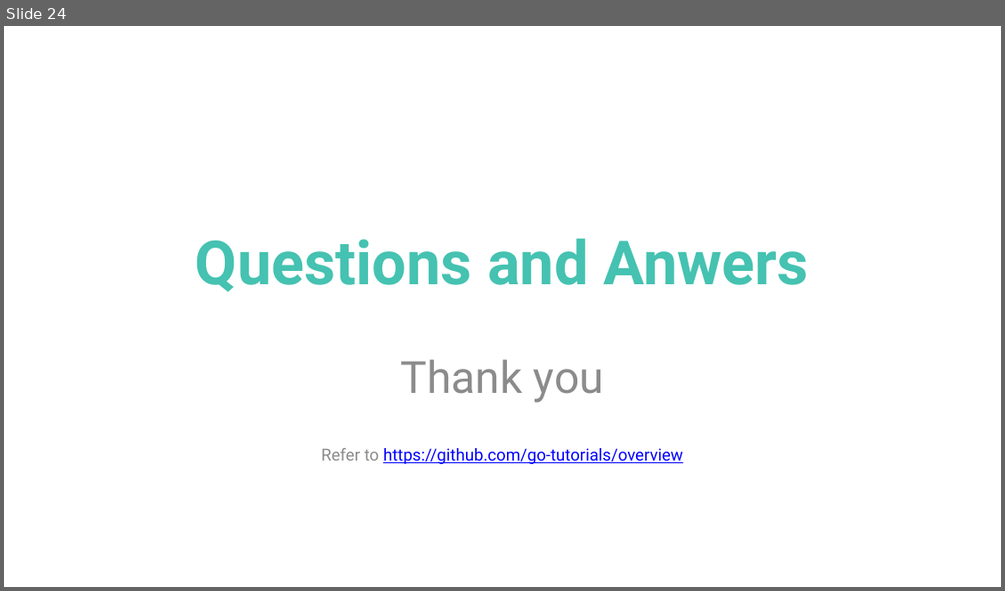
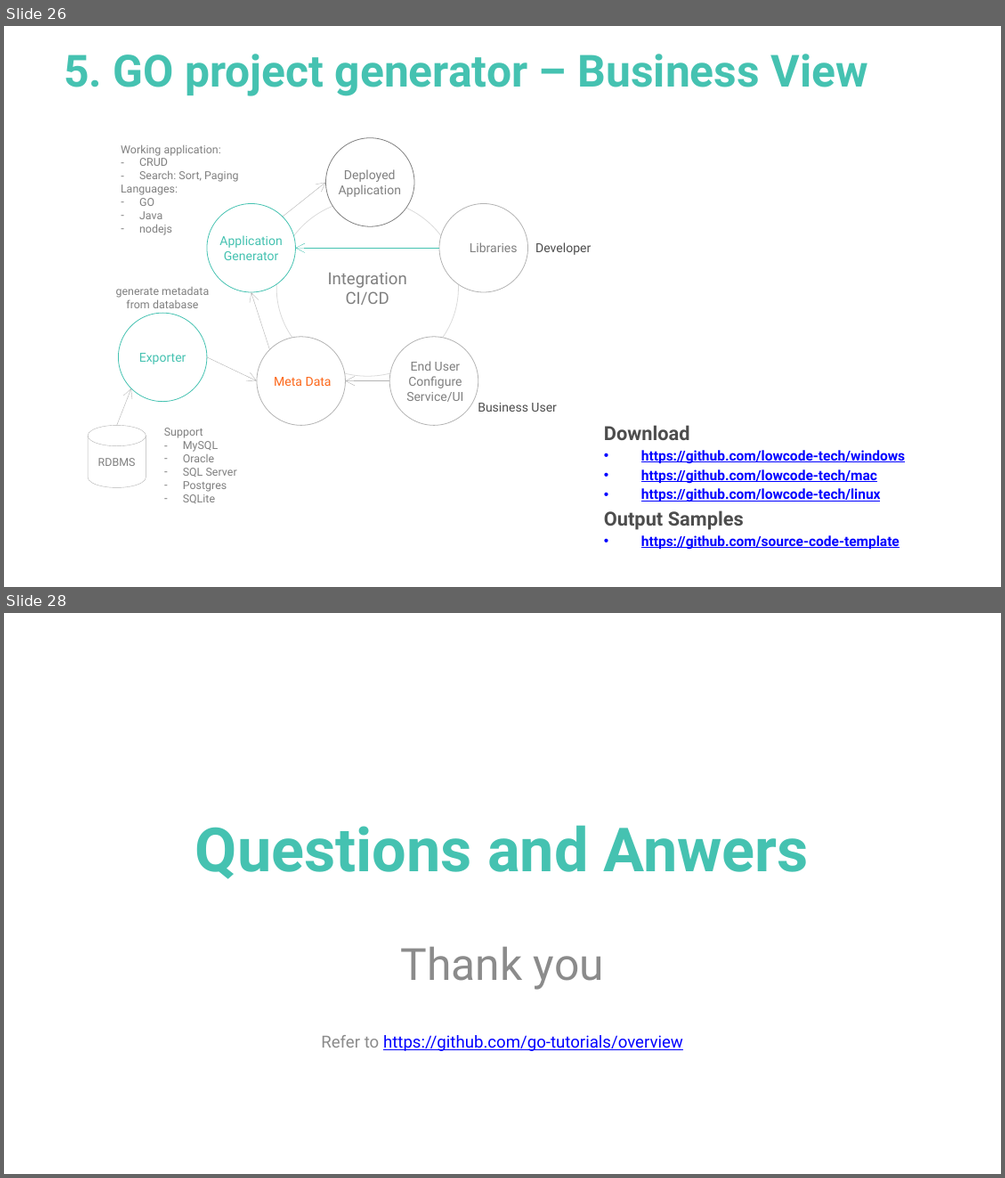
Before and after one commit to go-tutorials/overview, a slide deck: go-tutorial.pptx. Shown one above the other, each under a label of ours: slide 24 before the commit, slides 26 and 28 after it; the slides between them are not shown. The pictures are 1005x591 and 1005x1178 pixels, drawn with LibreOffice and Linux fonts; fonts in the diff are those of the drawing. Boxes give left, top, right and bottom in pixels: in the first picture for what was removed or moved away, otherwise in the second. Text is boxed around its words. In the diff, an @@ line names an element or a change of style, - is before the commit and + after.

Commit message:
Add lowcode

```diff
--- a/go-tutorial.pptx
+++ b/go-tutorial.pptx
@@ slide 26 added at [4,26,1001,587], background #FFFFFF @@
@@ title added at [64,54,867,96], 32 pt, text #45C2B1, bold @@
+5. GO project generator – Business View
@@ text added at [121,145,238,235], 8 pt, text #808080 @@
+Working application:
+– CRUD
+– Search: Sort, Paging
+Languages:
+– GO
+– Java
+– nodejs
@@ ellipse added at [326,137,414,226], fill #FFFFFF, outline #808080 0.5 pt @@
@@ arrow added from (282, 216) to (326, 183), #B3B3B3 0.25 pt @@
@@ text added at [339,169,401,197], 9 pt, text #808080 @@
+Deployed Application
@@ ellipse added at [206,203,295,292], fill #FFFFFF, outline #45C2B1 0.5 pt @@
@@ ellipse added at [276,200,458,376], fill #FFFFFF, outline #DBDBDB 0.5 pt, 12 pt, text #808080 @@
+Integration CI/CD
@@ ellipse added at [439,203,528,292], fill #FFFFFF, outline #B3B3B3 0.5 pt @@
@@ text added at [219,235,282,260], 9 pt, text #45C2B1 @@
+Application Generator
@@ arrow added from (439, 248) to (295, 248), #45C2B1 0.25 pt @@
@@ text added at [469,242,518,252], 9 pt, text #808080 @@
+Libraries
@@ text added at [535,242,591,255], 9 pt, text #4D4D4D @@
+Developer
@@ text added at [116,287,209,308], 8 pt, text #808080 @@
+generate metadata from database
@@ arrow added from (270, 350) to (251, 292), #B3B3B3 0.25 pt @@
@@ ellipse added at [119,313,207,402], outline #45C2B1 0.5 pt @@
@@ ellipse added at [256,336,345,425], fill #FFFFFF, outline #B3B3B3 0.5 pt @@
@@ ellipse added at [389,336,478,425], fill #FFFFFF, outline #B3B3B3 0.5 pt @@
@@ text added at [139,353,186,364], 9 pt, text #45C2B1 @@
+Exporter
@@ arrow added from (206, 357) to (256, 381), #B3B3B3 0.25 pt @@
@@ text added at [406,361,463,402], 9 pt, text #808080 @@
+End User Configure Service/UI
@@ arrow added from (117, 425) to (131, 388), #B3B3B3 0.25 pt @@
@@ text added at [274,377,332,386], 9 pt, text #FC671A @@
+Meta Data
@@ arrow added from (389, 381) to (345, 381), #B3B3B3 0.25 pt @@
@@ cylinder added at [88,425,146,488], outline #B3B3B3 0.25 pt, 8 pt, text #808080 @@
+RDBMS
@@ text added at [477,402,556,411], 9 pt, text #4D4D4D @@
+Business User
@@ text added at [604,425,905,549], 10 pt, text #0000FF, bold, underline @@
+Download
+• https://github.com/lowcode-tech/windows
+• https://github.com/lowcode-tech/mac
+• https://github.com/lowcode-tech/linux
+Output Samples
+• https://github.com/source-code-template
@@ text added at [164,427,237,503], 8 pt, text #808080 @@
+Support
+– MySQL
+– Oracle
+– SQL Server
+– Postgres
+– SQLite
@@ what was slide 24 is now slide 28 @@
```
Also in this commit, not shown: 2 slides changed, 3 other slides added, 2 other files.
